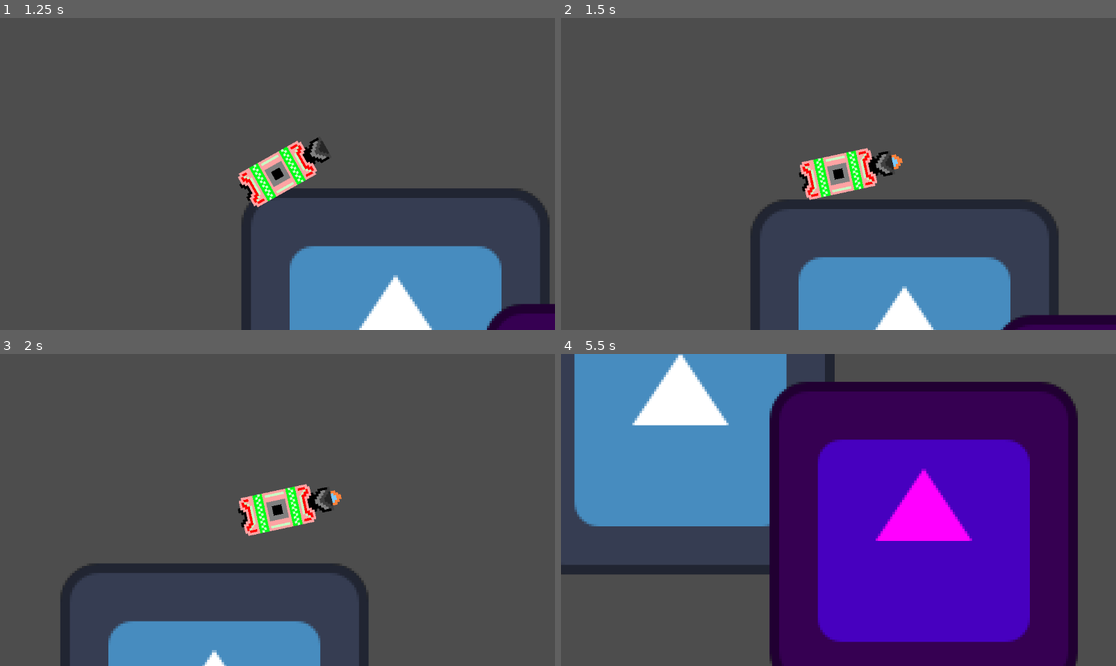
Above: before the commit, frames 1-4 (two rows, left to right).
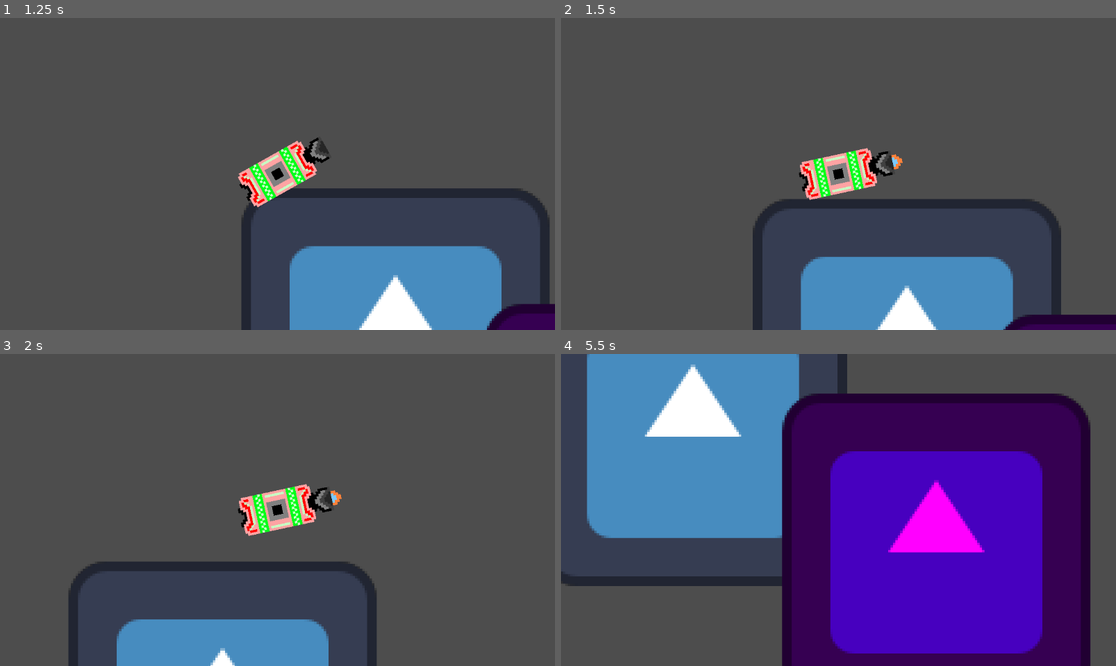
Above: after the commit, the same moments.

Repository: CWmain/botManager
Game: Godot game, scene res://Scene/base.tscn
Two runs of this game, one before a commit and one after it. Both use one fixed random seed, a clock stepped at 60 frames per second and the inputs below. The engine's default icon, where the game draws it, is replaced by a stand-in: a white triangle on a blue panel in a dark square.
Inputs:
- Up to frame 1 (1.25 s): tap Enter at 0.5 s; hold Right (ui_right) from 0.53 s (still down)
- Up to frame 2 (1.5 s): release Right (ui_right) at 1.28 s; hold Down (ui_down) from 1.28 s (still down)
- Up to frame 3 (2 s): keep holding Down (ui_down)
- Up to frame 4 (5.5 s): release Down (ui_down) at 2.03 s; hold Right (ui_right) 2.03-2.78 s; hold Up (ui_up) 2.78-3.53 s; hold Left (ui_left) 3.53-5.03 s; hold Down (ui_down) from 5.03 s (still down)

Frame 1 is identical in both runs. In frame 2, 1.2% of the frame differs, in the area x 34-100%, y 58-100%; in frame 3, 3.0%; in frame 4, 24%, in the area x 0-96%, y 0-100%.

Commit message:
Added EID to print for debuggin instead of name as after the first instance the name becomes generic

Diff:
--- a/Objects/Bots/base_bot.gd
+++ b/Objects/Bots/base_bot.gd
@@ -6,7 +6,10 @@
 
 ## Contains all base stats of the bot[br]
 ## Dictionary accessed via Enums.MODIFICATION
-@export var statBases: Dictionary[Enums.MODIFICATION, float]
+@export var statBases: Dictionary[Enums.MODIFICATION, float]:
+	set(value):
+		statBases = value
+		updateStatTotals()
 
 ## Contains all total stats of the bot[br]
 ## Dictionary accessed via Enums.MODIFICATION
@@ -29,7 +32,7 @@
 func _ready() -> void:
 	sprite_2d.material.set_shader_parameter("original", c_original)
 	sprite_2d.material.set_shader_parameter("recolor", c_reColor)
-	updateEquipment()
+	updateStatTotals()
 	print_modifer_tracker()
 
 func _process(delta: float) -> void:
@@ -52,14 +55,14 @@
 			print("	Added %f from equipment %s" % [pair[1], pair[0]])
 
 ## Called to recalculate totalStats (i.e moveSpeed)
-func updateEquipment():
+func updateStatTotals():
 	if e_head != null:
 		if curHead != null:
 			curHead.queue_free()
 		curHead = e_head.instantiate()
 		curHead.position = Vector2(0,-16)
 		add_child(curHead)
-		calculateTotalStats(curHead)
+		calculateStatsFromEquipment(curHead)
 
 	if e_body != null:
 		if curBody != null:
@@ -67,7 +70,7 @@
 		curBody = e_body.instantiate()
 		curBody.position = Vector2(0,0)
 		add_child(curBody)
-		calculateTotalStats(curBody)
+		calculateStatsFromEquipment(curBody)
 
 	if e_legs != null:
 		if curLegs != null:
@@ -75,18 +78,20 @@
 		curLegs = e_legs.instantiate()
 		curLegs.position = Vector2(0,16)
 		add_child(curLegs)
-		calculateTotalStats(curLegs)
+		calculateStatsFromEquipment(curLegs)
 
 ## Calculate the total stats and apply their passive effect onto totalStats
-func calculateTotalStats(equipment: Equipment):
+func calculateStatsFromEquipment(equipment: Equipment):
 	var statChanges: Dictionary[Enums.MODIFICATION, float] = equipment.statModifers
 	statTotals = statBases.duplicate()
 	for change in statChanges:
+		# Applies change to total stats
 		if statTotals.has(change):
 			statTotals[change] += statChanges[change]
 		else:
-			printerr("Enum %s from %s not in StatBases" % [Enums.MODIFICATION.find_key(change), equipment.name])
+			printerr("Enum %s from %s not in StatBases" % [Enums.MODIFICATION.find_key(change), equipment.EID])
 
+		# Records the equipment and the change caused for stat breakdown
 		if modifierTracker.has(change):
 			modifierTracker[change].append([equipment.name, statChanges[change]])
 		else:
--- a/Objects/Bots/base_bot.tscn
+++ b/Objects/Bots/base_bot.tscn
@@ -16,8 +16,9 @@
 c_original = ExtResource("2_ukfyj")
 c_reColor = ExtResource("3_6qp8m")
 statBases = Dictionary[int, float]({
-0: 10.0,
-1: 1.0
+0: 5.0,
+1: 1.0,
+2: 100.0
 })
 e_body = ExtResource("2_6xkl7")
 e_legs = ExtResource("4_hnho6")
--- a/Objects/Equipment/BackPack/back_pack.tscn
+++ b/Objects/Equipment/BackPack/back_pack.tscn
@@ -5,6 +5,7 @@
 
 [node name="BackPack" type="Node2D"]
 script = ExtResource("1_87nlg")
+EID = "BackPack"
 location = 1
 statModifers = Dictionary[int, float]({
 0: -5.0,
--- a/Objects/Equipment/Booster/booster.tscn
+++ b/Objects/Equipment/Booster/booster.tscn
@@ -39,6 +39,7 @@
 
 [node name="Booster" type="Node2D"]
 script = ExtResource("1_ajkcg")
+EID = "Booster"
 location = 2
 statModifers = Dictionary[int, float]({
 0: 100.0,
--- a/Objects/Equipment/base_equipment.gd
+++ b/Objects/Equipment/base_equipment.gd
@@ -8,6 +8,7 @@
 	LEGS
 }
 
+@export var EID: String = "Default"
 @export var location: placement
 @export var statModifers: Dictionary[Enums.MODIFICATION, float]
 
